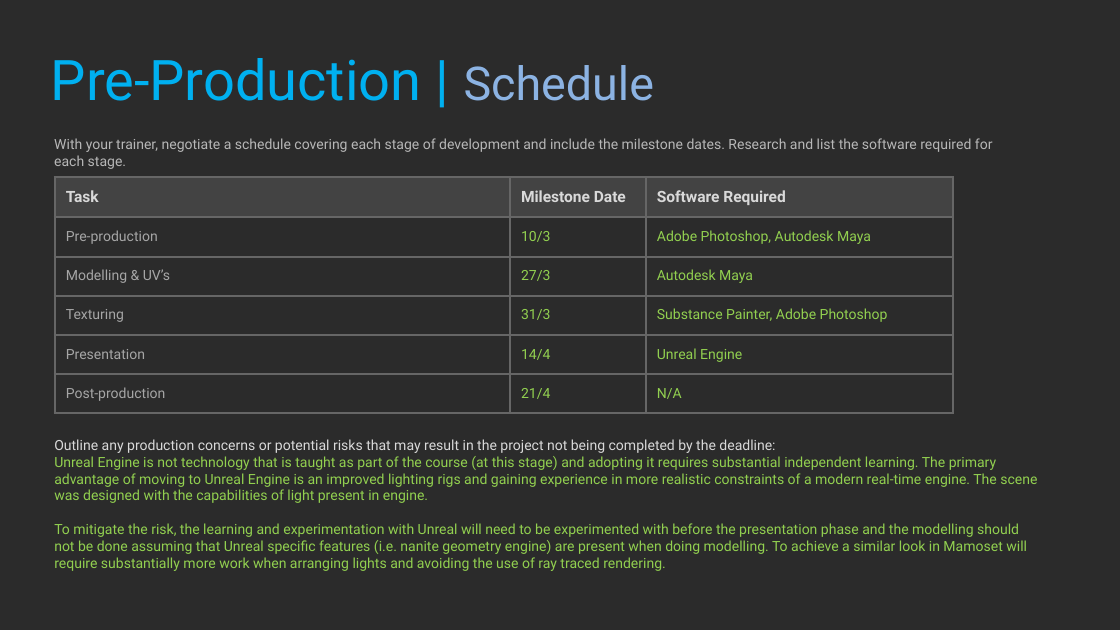
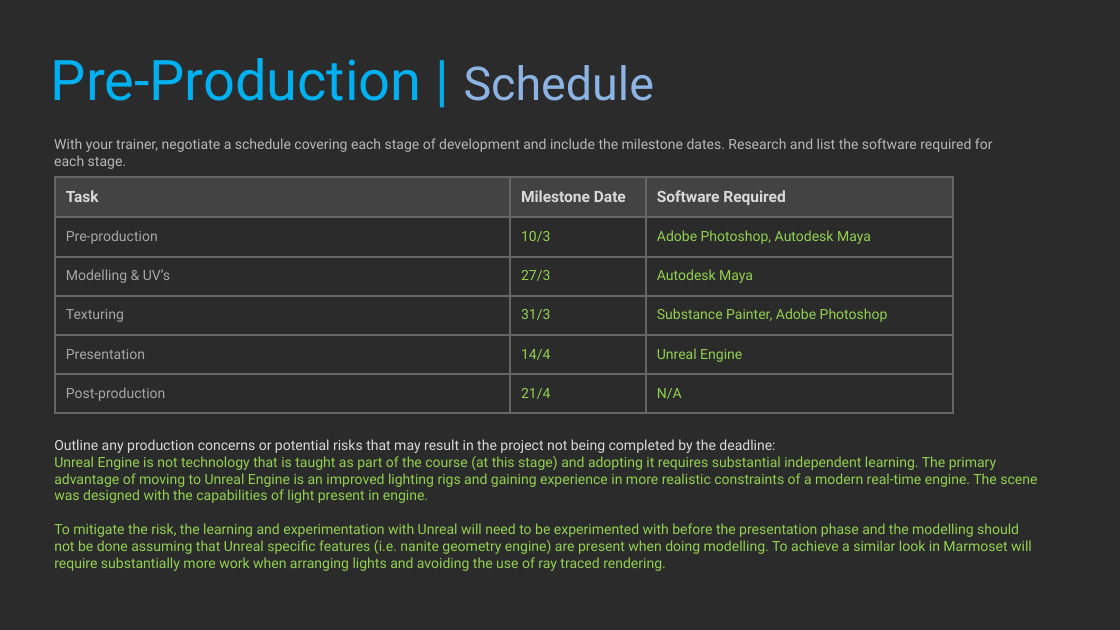
Before and after one commit to realityforge/aie_course, a slide deck: slide 19 of modules/Environment_Pipeline/Assessment/EnvironmentPipeline_PeterDonald/EnvironmentPipeline_Game_PeterDonald.pptx (slide 15 before the commit). Drawn at 1120x630 pixels with LibreOffice and Linux fonts; fonts in the diff are those of the drawing; background and template pictures are left out; a plain dark background stands for a picture behind light text. Boxes give left, top, right and bottom in pixels: in the first picture for what was removed or moved away, otherwise in the second. Text is boxed around its words. In the diff, an @@ line names an element or a change of style, - is before the commit and + after.

```diff
--- a/modules/Environment_Pipeline/Assessment/EnvironmentPipeline_PeterDonald/EnvironmentPipeline_Game_PeterDonald.pptx
+++ b/modules/Environment_Pipeline/Assessment/EnvironmentPipeline_PeterDonald/EnvironmentPipeline_Game_PeterDonald.pptx
@@ text at box(54, 523, 1032, 571): text changed @@
-To mitigate the risk, the learning and experimentation with Unreal will need to be experimented with before the presentation phase and the modelling should not be done assuming that Unreal specific features (i.e. nanite geometry engine) are present when doing modelling. To achieve a similar look in Mamoset will require substantially more work when arranging lights and avoiding the use of ray traced rendering.
+To mitigate the risk, the learning and experimentation with Unreal will need to be experimented with before the presentation phase and the modelling should not be done assuming that Unreal specific features (i.e. nanite geometry engine) are present when doing modelling. To achieve a similar look in Marmoset will require substantially more work when arranging lights and avoiding the use of ray traced rendering.
```
Also in this commit, not shown: 1 other slide changed, 4 slides added.
